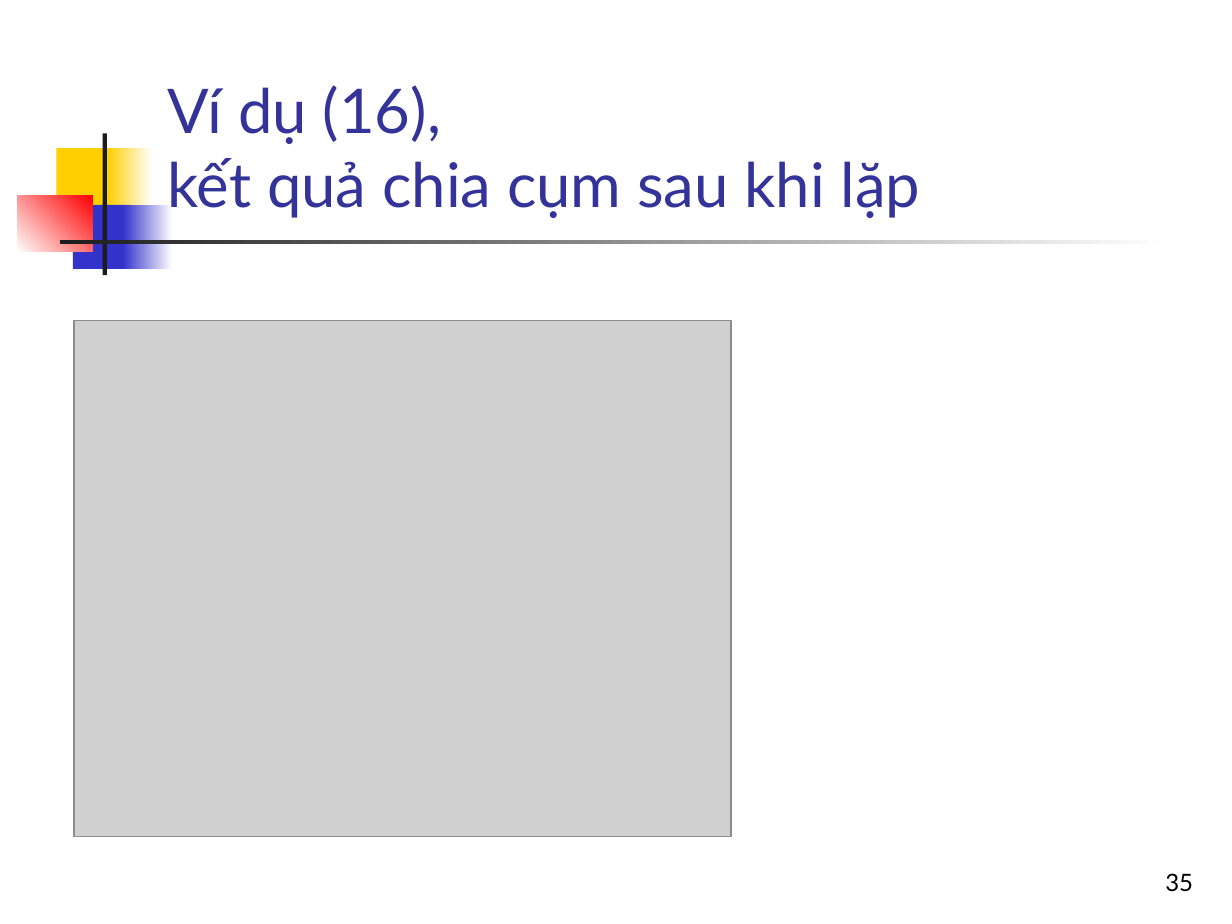
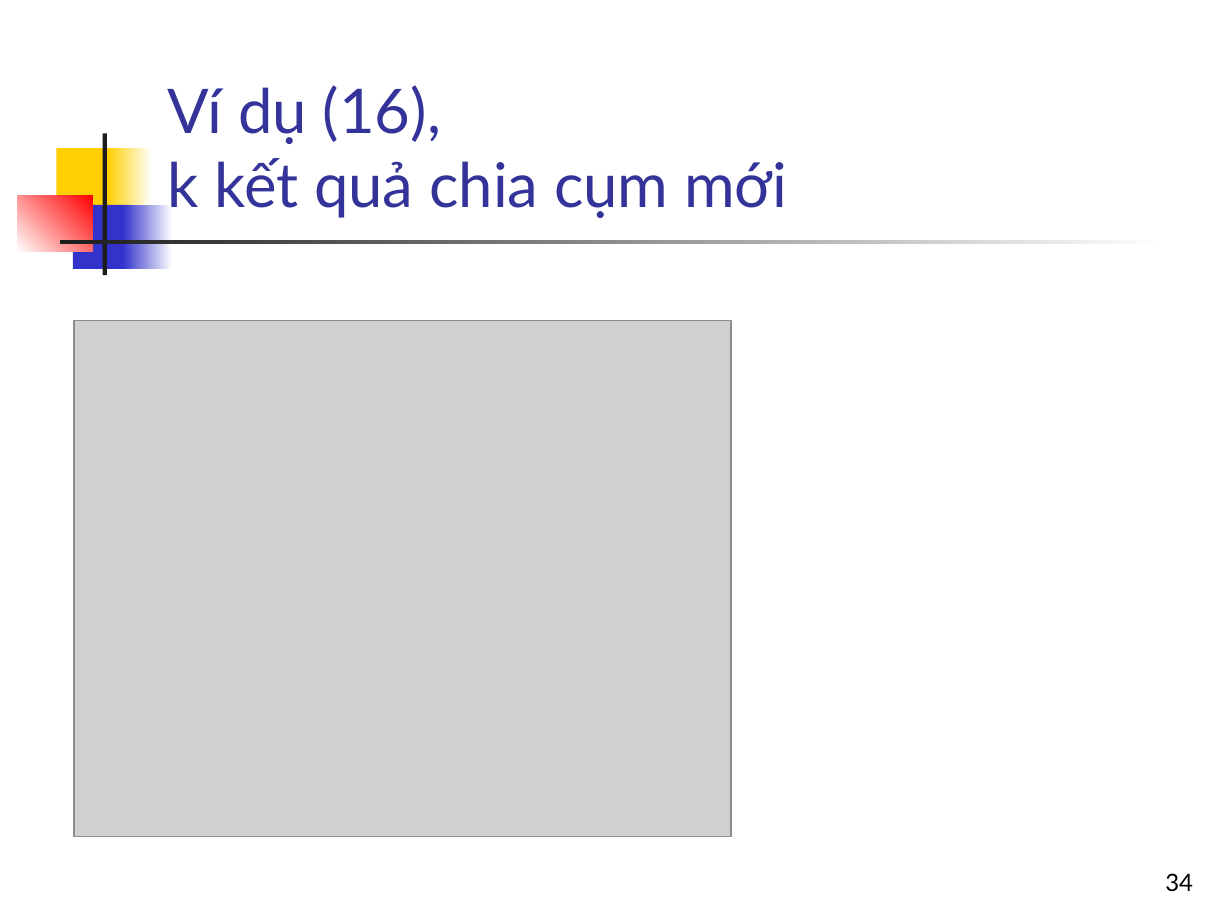
Before and after one commit to nguyenkhanhthien/IT4853, a slide deck: slide 34 of Bai 18 Chia cum va ung dung trong tim kiem_phần 1.pptx (slide 35 before the commit). Drawn at 1232x924 pixels with LibreOffice and Linux fonts; fonts in the diff are those of the drawing; grey boxes stand for pictures. Boxes give left, top, right and bottom in pixels: in the first picture for what was removed or moved away, otherwise in the second. Text is boxed around its words. In the diff, an @@ line names an element or a change of style, - is before the commit and + after.

```diff
--- a/Bai 18 Chia cum va ung dung trong tim kiem_phần 1.pptx
+++ b/Bai 18 Chia cum va ung dung trong tim kiem_phần 1.pptx
@@ title at box(167, 85, 787, 218): text changed @@
-Ví dụ (16),
-kết quả chia cụm sau khi lặp
+Ví dụ (16),
+k kết quả chia cụm mới
@@ page number at box(1165, 873, 1193, 891): text changed @@
-35
+34
```
Also in this commit, not shown: 13 other slides changed, 1 slide removed.
